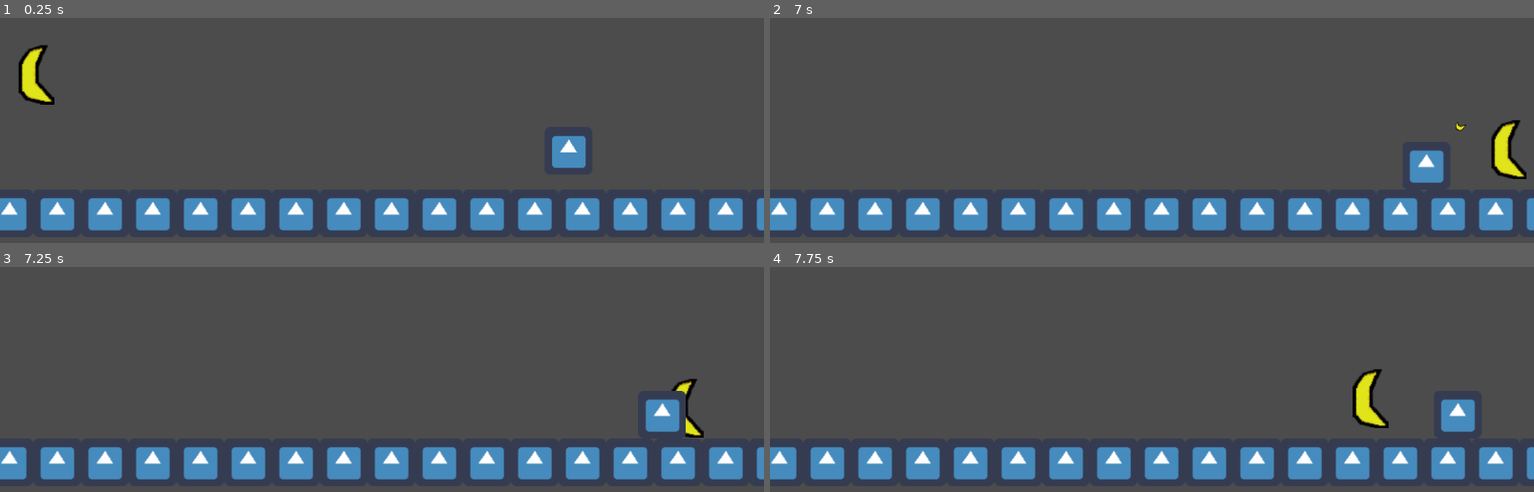
Above: before the commit, frames 1-4 (two rows, left to right).
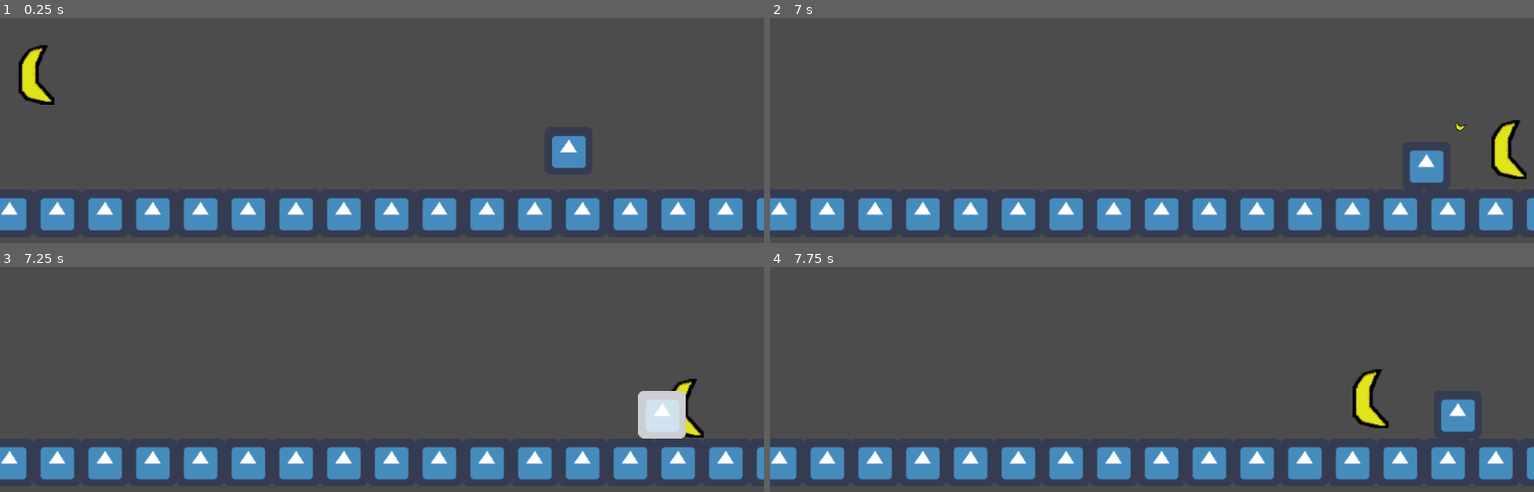
Above: after the commit, the same moments.

Repository: syedisamhashmi/CSE-4392-CSE-5392-Game-Project
Game: Godot game, scene res://entities/Main.tscn
Same seed, same stepped clock (60 frames per second), same inputs: the game is played once before the commit and once after it. The engine's default icon, where the game draws it, is replaced by a stand-in: a white triangle on a blue panel in a dark square.
Inputs (mouse positions are in pixels of both pictures, inside the frame that each line leads up to):
- Up to frame 1 (0.25 s): no input
- Up to frame 2 (7 s): move the mouse to (1320, 213) at 0.52 s; press the mouse at (1320, 213) at 0.53 s; hold D (move_right) 0.53-2.03 s; tap Space (jump) at 0.77, 1.52, 3.02, 3.77, 4.52, 6.02, 6.77 s; move the mouse to (outside the picture) at 1.27 s; release the mouse at (outside the picture) at 1.28 s; click (outside the picture) at 1.35 s; move the mouse to (1228, 137) at 2.02 s; press the mouse at (1228, 137) at 2.03 s; hold A (move_left) 2.03-2.78 s; move the mouse to (outside the picture) at 2.77 s; release the mouse at (outside the picture) at 2.78 s; hold D (move_right) 2.78-4.28 s; click (outside the picture) at 2.85 s; move the mouse to (outside the picture) at 3.52 s; press the mouse at (outside the picture) at 3.53 s; move the mouse to (922, 168) at 4.27 s; release the mouse at (922, 168) at 4.28 s; hold A (move_left) 4.28-5.03 s; click (922, 168) at 4.35 s; move the mouse to (1190, 236) at 5.02 s; press the mouse at (1190, 236) at 5.03 s; hold D (move_right) 5.03-5.78 s; move the mouse to (1037, 123) at 5.77 s; release the mouse at (1037, 123) at 5.78 s; hold A (move_left) from 5.78 s (still down); click (1037, 123) at 5.85 s; move the mouse to (1320, 213) at 6.52 s; press the mouse at (1320, 213) at 6.53 s
- Up to frame 3 (7.25 s): keep holding A (move_left)
- Up to frame 4 (7.75 s): move the mouse to (outside the picture) at 7.27 s; release A (move_left) at 7.28 s; release the mouse at (outside the picture) at 7.28 s; hold D (move_right) from 7.28 s (still down); click (outside the picture) at 7.35 s; tap Space (jump) at 7.52 s

Frames 1-2 are identical in both runs. In frame 3, 1.3% of the frame differs, in the area x 83-90%, y 55-77%; in frame 4, nothing differs.

Commit message:
feature: added damage flash

Diff:
--- a/Team_Hashmi_Project/entities/enemy_base/damage_shader.gdshader
+++ b/Team_Hashmi_Project/entities/enemy_base/damage_shader.gdshader
@@ -1,7 +1,7 @@
 shader_type canvas_item;
 
 const vec4 damage_color = vec4(1.0, 1.0, 1.0, 1.0);
-const float intensity = 0.0;
+uniform float intensity: hint_range(0.0, 1.0);
 
 void fragment() {
   // color data for textured parts of sprite
--- a/Team_Hashmi_Project/entities/enemy_base/enemy_base.gd
+++ b/Team_Hashmi_Project/entities/enemy_base/enemy_base.gd
@@ -9,4 +9,10 @@
     velocity = move_and_slide(velocity, Vector2.UP)
 
 func damage(knockback):
+  damage_flash_effect()
   velocity.x += knockback
+
+func damage_flash_effect():
+  $Enemy_Base_Image.material.set_shader_param("intensity", 0.75)
+  yield(get_tree().create_timer(0.1), "timeout")
+  $Enemy_Base_Image.material.set_shader_param("intensity", 0.0)
--- a/Team_Hashmi_Project/entities/enemy_base/enemy_base.tscn
+++ b/Team_Hashmi_Project/entities/enemy_base/enemy_base.tscn
@@ -1,17 +1,23 @@
-[gd_scene load_steps=4 format=2]
+[gd_scene load_steps=6 format=2]
 
 [ext_resource path="res://assets/images/icon.png" type="Texture" id=1]
 [ext_resource path="res://entities/enemy_base/enemy_base.gd" type="Script" id=2]
+[ext_resource path="res://entities/enemy_base/damage_shader.gdshader" type="Shader" id=3]
 
-[sub_resource type="RectangleShape2D" id=1]
+[sub_resource type="RectangleShape2D" id=2]
 extents = Vector2( 32, 32 )
+
+[sub_resource type="ShaderMaterial" id=3]
+shader = ExtResource( 3 )
+shader_param/intensity = null
 
 [node name="Enemy_Base" type="KinematicBody2D"]
 collision_layer = 4
 script = ExtResource( 2 )
 
 [node name="Enemy_Base_Bounding_Box" type="CollisionShape2D" parent="."]
-shape = SubResource( 1 )
+shape = SubResource( 2 )
 
 [node name="Enemy_Base_Image" type="Sprite" parent="."]
+material = SubResource( 3 )
 texture = ExtResource( 1 )
